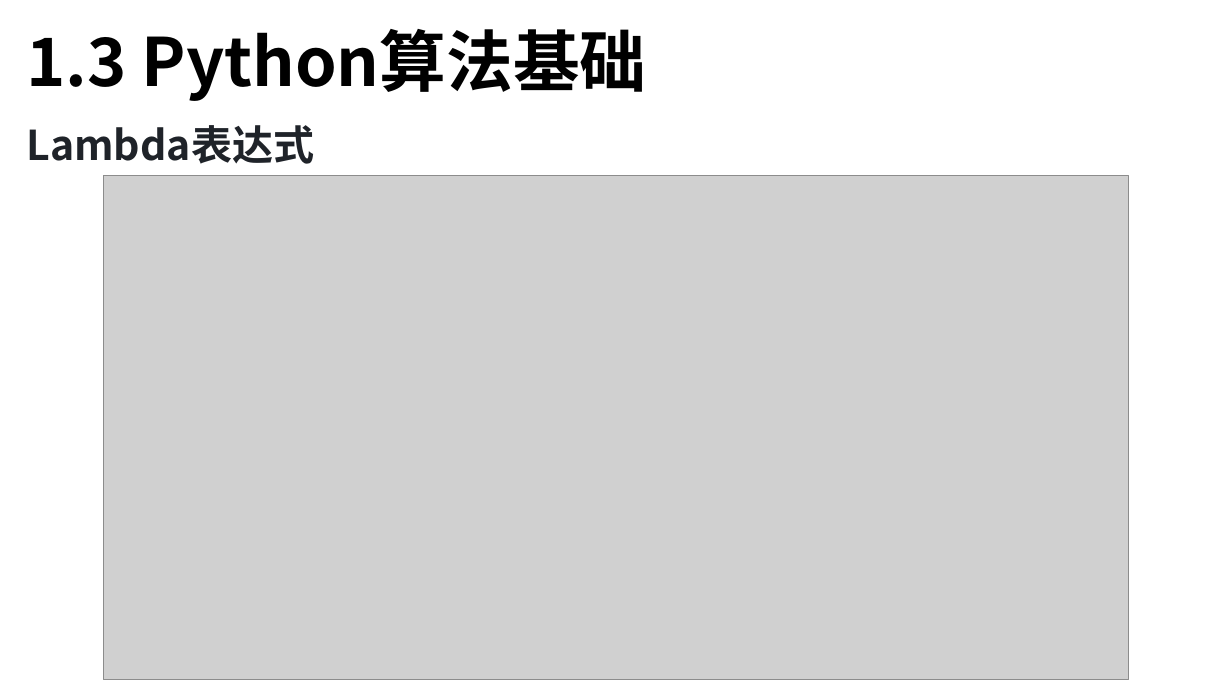
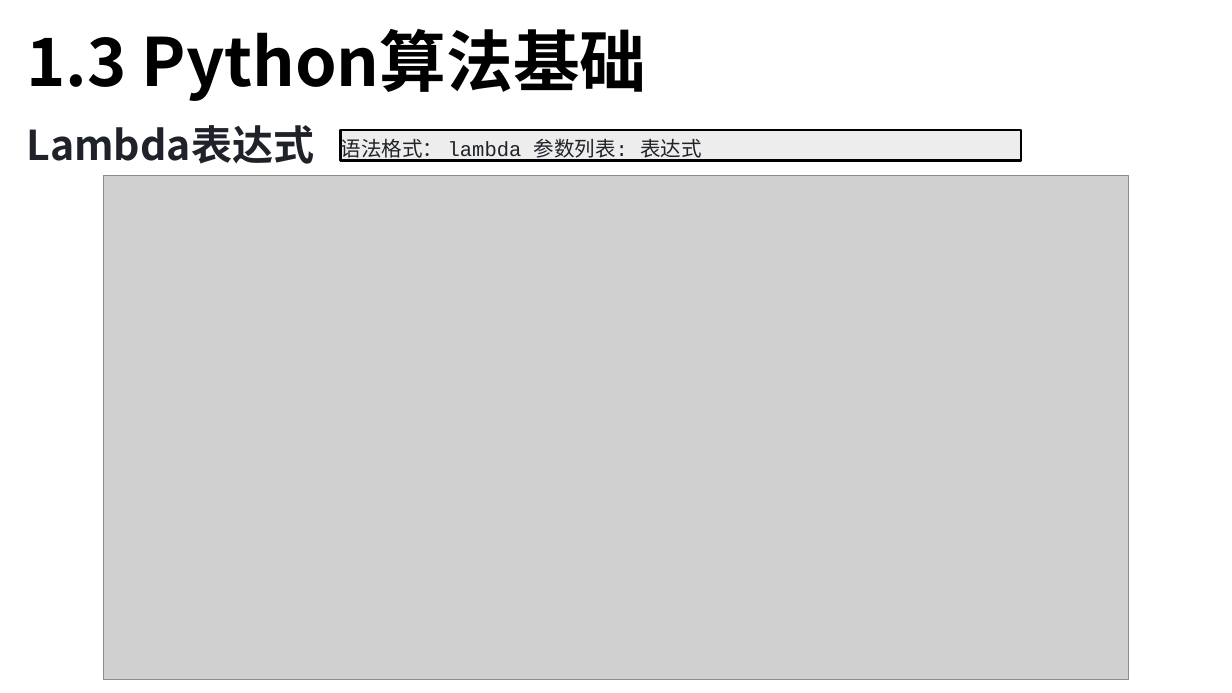
Before and after one commit to TsingPig/CodeRepo, a slide deck: slide 26 of Algorithm/_____保研岛____Python蓝桥杯/课件/Python 课时1.pptx (slide 28 before the commit). Drawn at 1232x693 pixels with LibreOffice and Linux fonts; fonts in the diff are those of the drawing; grey boxes stand for pictures. Boxes give left, top, right and bottom in pixels: in the first picture for what was removed or moved away, otherwise in the second. Text is boxed around its words. In the diff, an @@ line names an element or a change of style, - is before the commit and + after.

```diff
--- a/Algorithm/_____保研岛____Python蓝桥杯/课件/Python 课时1.pptx
+++ b/Algorithm/_____保研岛____Python蓝桥杯/课件/Python 课时1.pptx
@@ rectangle added at [341, 130, 1021, 161], fill #EDEDED, outline #000000 2 pt, 16 pt, text #1F2329 @@
+语法格式： lambda 参数列表: 表达式
```
Also in this commit, not shown: 7 other slides changed, 2 slides added, 4 slides removed, 3 other files.
